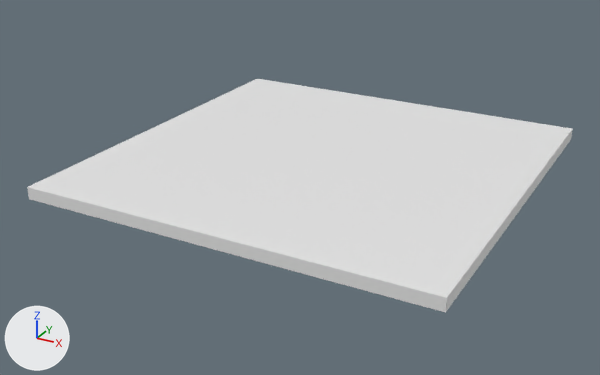
The glTF model Model3d/glb/C04-01156A.glb, before and after one commit.
Rendered twice from a 50 mm lens placed at (0.00276, -0.00244, 0.00158), pointed at (0.00094, 0.00087, -0.00008). Every picture has the same lights, and +X, +Y and +Z are marked at lower left. The older version comes first. Where no turn or scale is listed for an object, it has been applied to the vertices. Vertices at exactly the same position are counted once.

Objects in the first picture: 'OpenSCAD Model'.
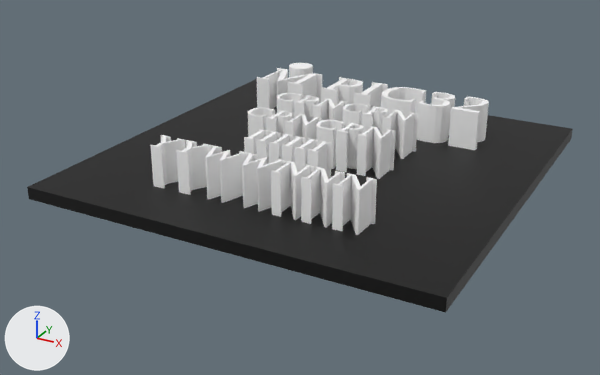
Changed parts and their boxes (x1, y1, x2, y2) in the pictures (600 x 375 px):
```json
{"object": "OpenSCAD Model", "change": "reshaped", "before": [27, 79, 573, 313], "after": [27, 63, 573, 313], "on screen": "7% taller"}
{"part": 1, "of": "me_openscad_model", "change": "added", "after": [28, 63, 572, 298]}
{"part": 2, "of": "me_openscad_model", "change": "recoloured", "before": [27, 129, 573, 313], "after": [27, 129, 573, 313]}
```

Scene script edits in JSON lines:
```json
{"op": "add", "block": "mat_color_1", "code": ["mat_color_1 = principled_material('Color 1')", "mat_color_1.base_color = (0.0, 0.0, 0.0)  # black #000000"]}
{"op": "add", "block": "mat_color_2", "code": ["mat_color_2 = principled_material('Color 2')", "mat_color_2.base_color = (1.0, 1.0, 1.0)  # white #ffffff"]}
{"block": "me_openscad_model", "where": "# used by ob_openscad_model"}
{"op": "remove", "block": "me_openscad_model", "code": "me_openscad_model.from_pydata(...)  # 8 vertices, 12 faces; spans x 0.0..0.002, y 0.0..0.002, z 0.0..0.00006"}
{"op": "add", "block": "me_openscad_model", "code": "me_openscad_model.from_pydata(...)  # 3001 vertices, 5998 faces; spans x 0.0..0.002, y 0.0..0.002, z -0.00004..0.00026"}
{"block": "me_openscad_model", "change": "me_openscad_model part 1: 2993 vertices added at x 0.00035..0.00164, y 0.00028..0.00184, z -0.00004..0.00026"}
{"block": "me_openscad_model", "change": "me_openscad_model part 2: 8 faces spanning x 0.0..0.002, y 0.0..0.002, z 0.0..0.00006 switch from no material to mat_color_1 (black #000000)"}
{"op": "add", "block": "me_openscad_model", "code": "me_openscad_model.materials.append(mat_color_2)  # white #ffffff"}
```
